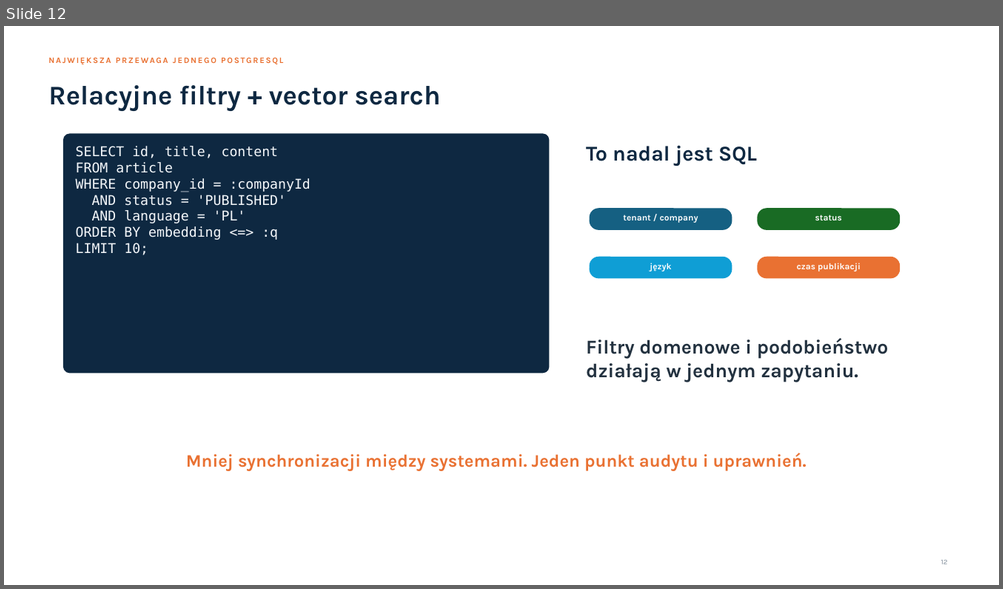
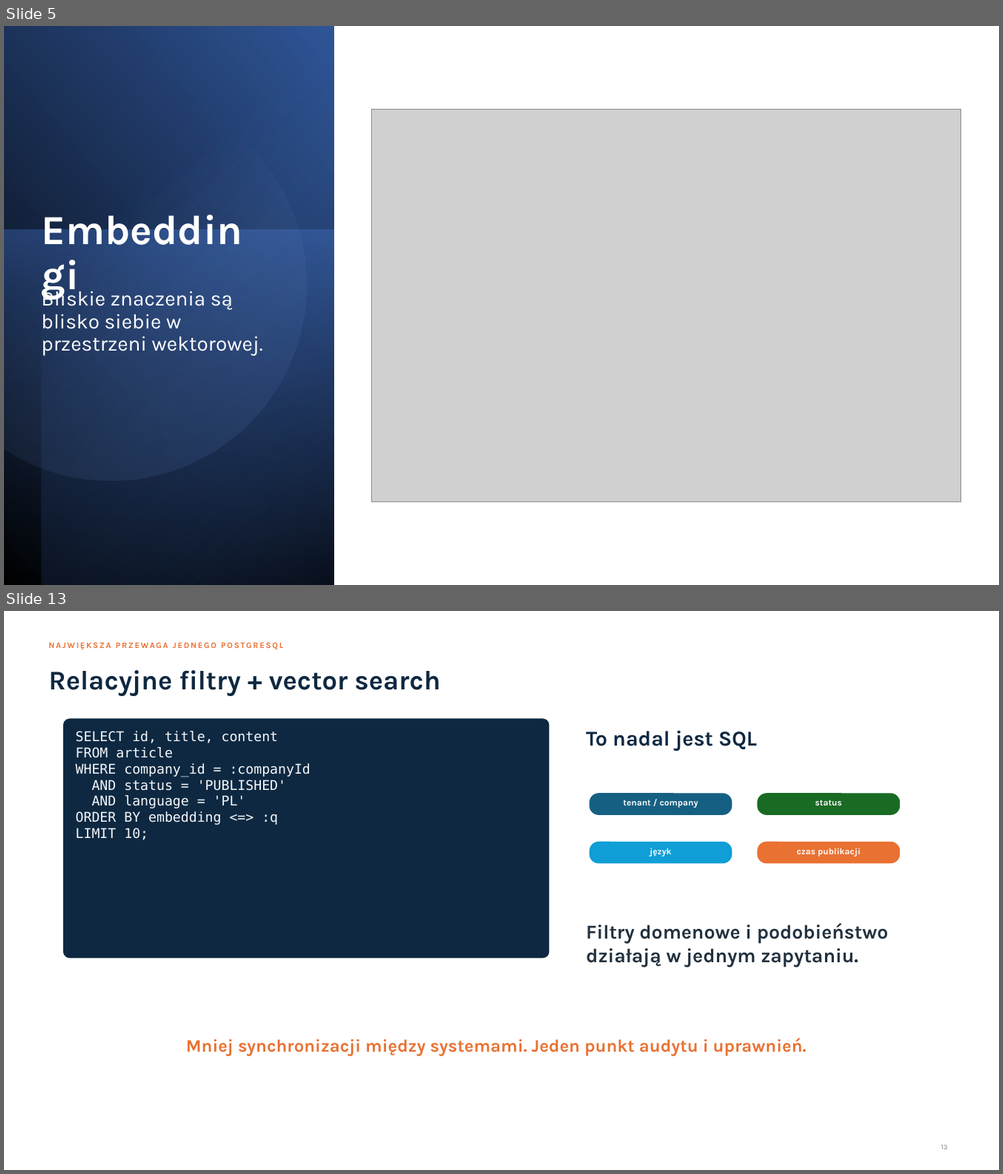
Before and after one commit to toudidel/semantic-search-demo, a slide deck: semantic-search.pptx. Shown one above the other, each under a label of ours: slide 12 before the commit, slides 5 and 13 after it; the slides between them are not shown. The pictures are 1003x589 and 1003x1174 pixels, drawn with LibreOffice and Linux fonts; fonts in the diff are those of the drawing; grey boxes stand for pictures. Boxes give left, top, right and bottom in pixels: in the first picture for what was removed or moved away, otherwise in the second. Text is boxed around its words. In the diff, an @@ line names an element or a change of style, - is before the commit and + after.

```diff
--- a/semantic-search.pptx
+++ b/semantic-search.pptx
@@ slide 5 added at <box>4,26,999,585</box>, background #FFFFFF @@
@@ rectangle added at <box>4,26,334,585</box>, fill gradient #000000 to #2F5597 @@
@@ rectangle added at <box>41,26,334,585</box>, fill gradient #000000 to #4472C4 @@
@@ freeform shape added at <box>4,64,342,516</box>, fill gradient #8FAADC to #2F5597 @@
@@ picture added at <box>371,109,961,502</box> @@
@@ text added at <box>34,205,269,284</box>, 40 pt, text #FFFFFF, bold @@
+Embeddingi
@@ rectangle added at <box>4,230,334,585</box>, fill gradient #4472C4 to #203864 @@
@@ text added at <box>41,287,263,356</box>, 20 pt, text #FFFFFF @@
+Bliskie znaczenia są blisko siebie w przestrzeni wektorowej.
@@ what was slide 12 is now slide 13 @@
```
Also in this commit, not shown: 13 slides changed, 1 slide removed.
